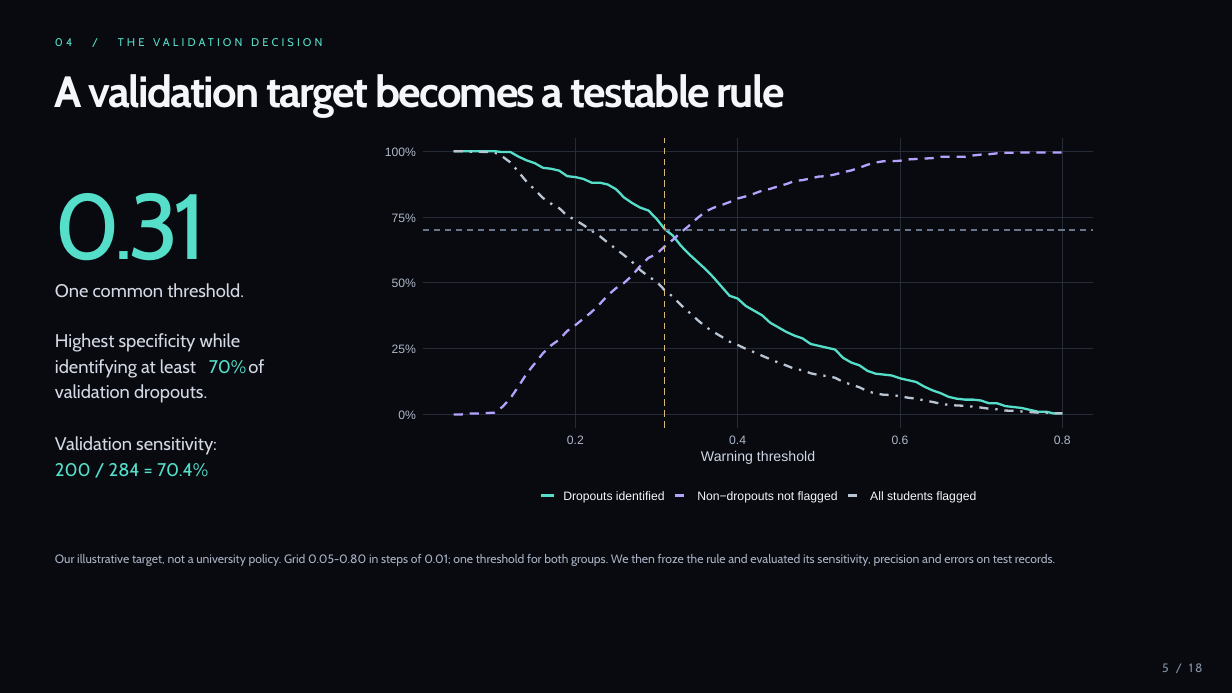
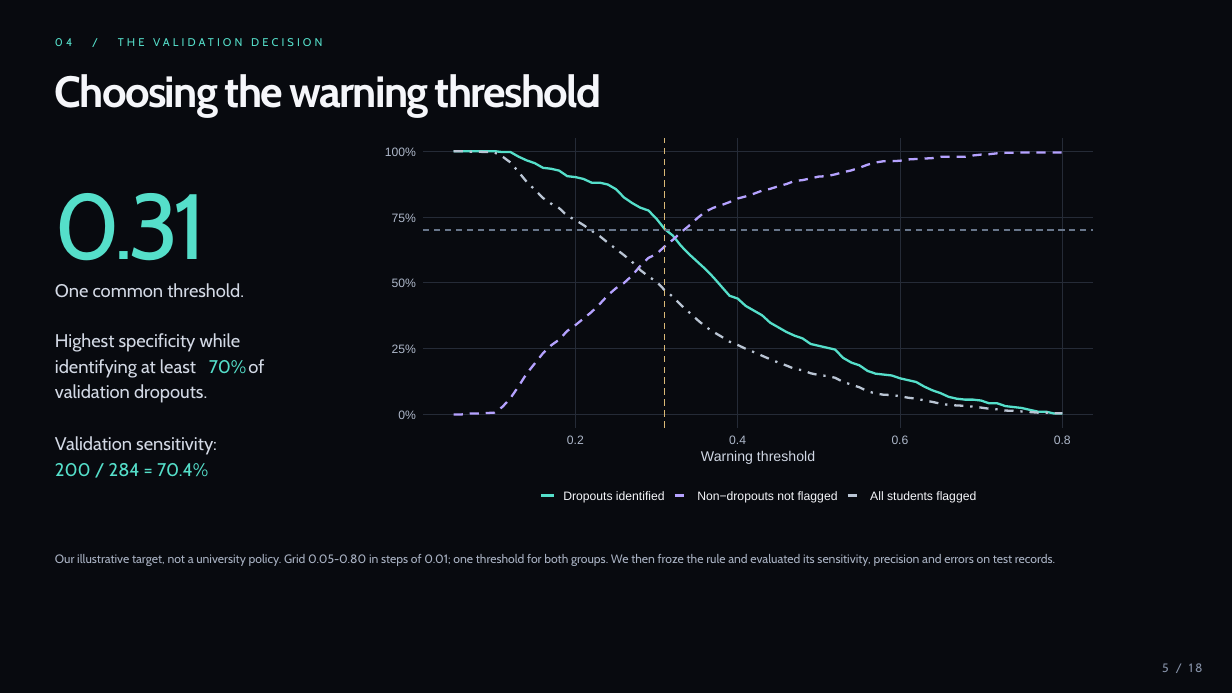
Before and after one commit to Tigershengsheng/ids-project, a slide deck: slide 5 of output/powerpoint/Student_Dropout_Presentation.pptx. Drawn at 1232x693 pixels with LibreOffice and Linux fonts; fonts in the diff are those of the drawing. Boxes give left, top, right and bottom in pixels: in the first picture for what was removed or moved away, otherwise in the second. Text is boxed around its words. In the diff, an @@ line names an element or a change of style, - is before the commit and + after.

```diff
--- a/output/powerpoint/Student_Dropout_Presentation.pptx
+++ b/output/powerpoint/Student_Dropout_Presentation.pptx
@@ text at bbox=[55, 74, 601, 117]: text changed @@
-A validation target becomes a testable rule
+Choosing the warning threshold
```
Also in this commit, not shown: 6 other slides changed, 20 other files.
